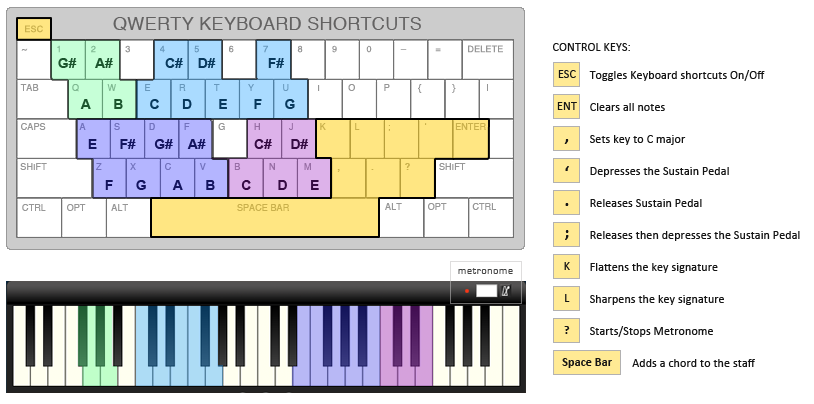
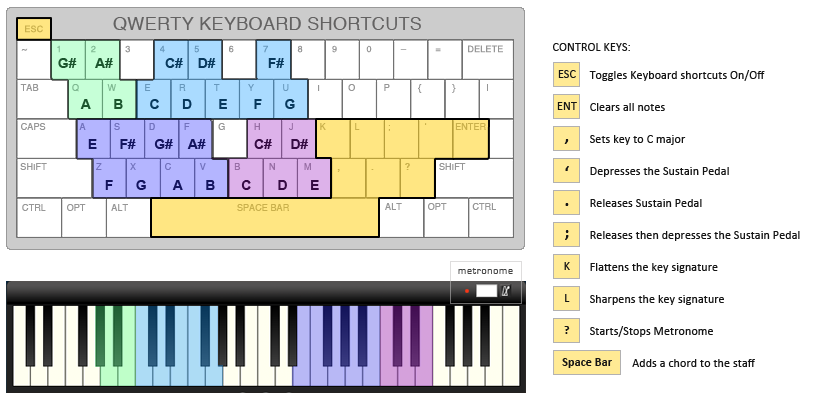
Comparing the layer stacks of the two 814×404 images. Changes:
painted on "kyb octave 3" over (78, 306, 136, 386)
